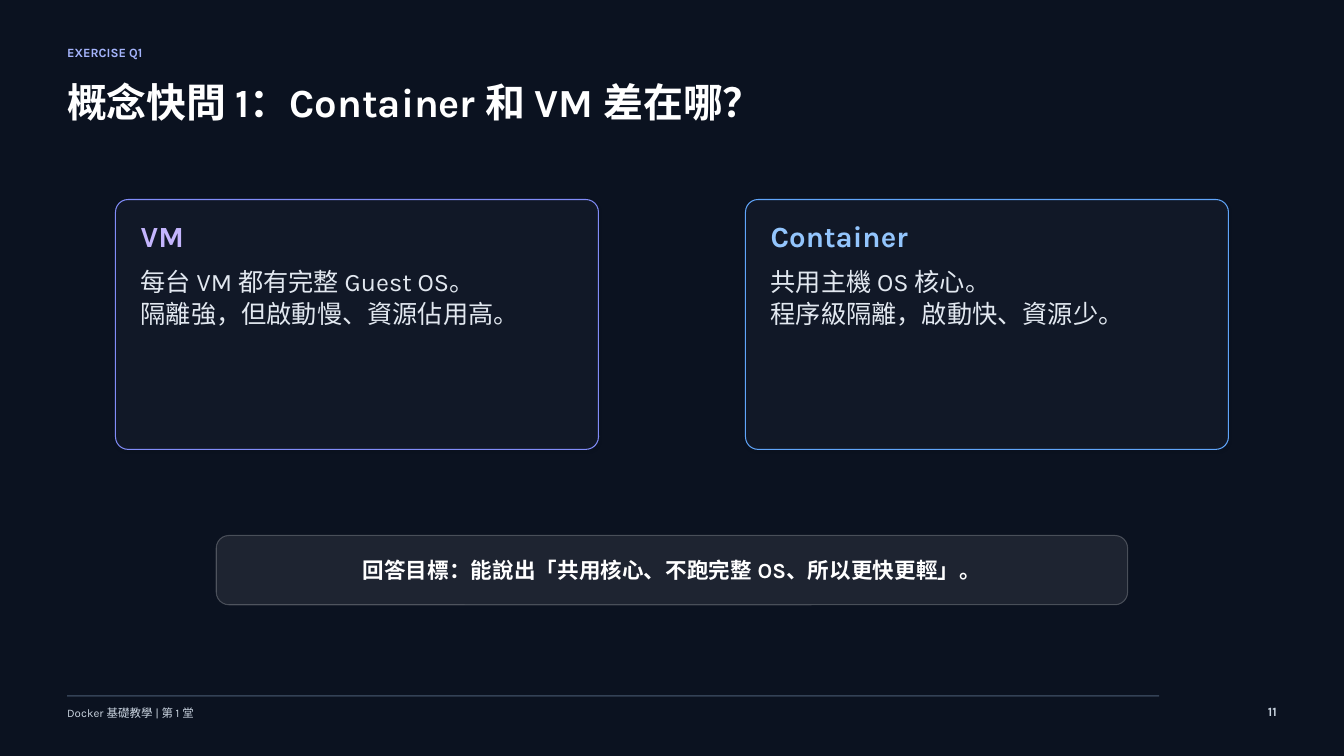
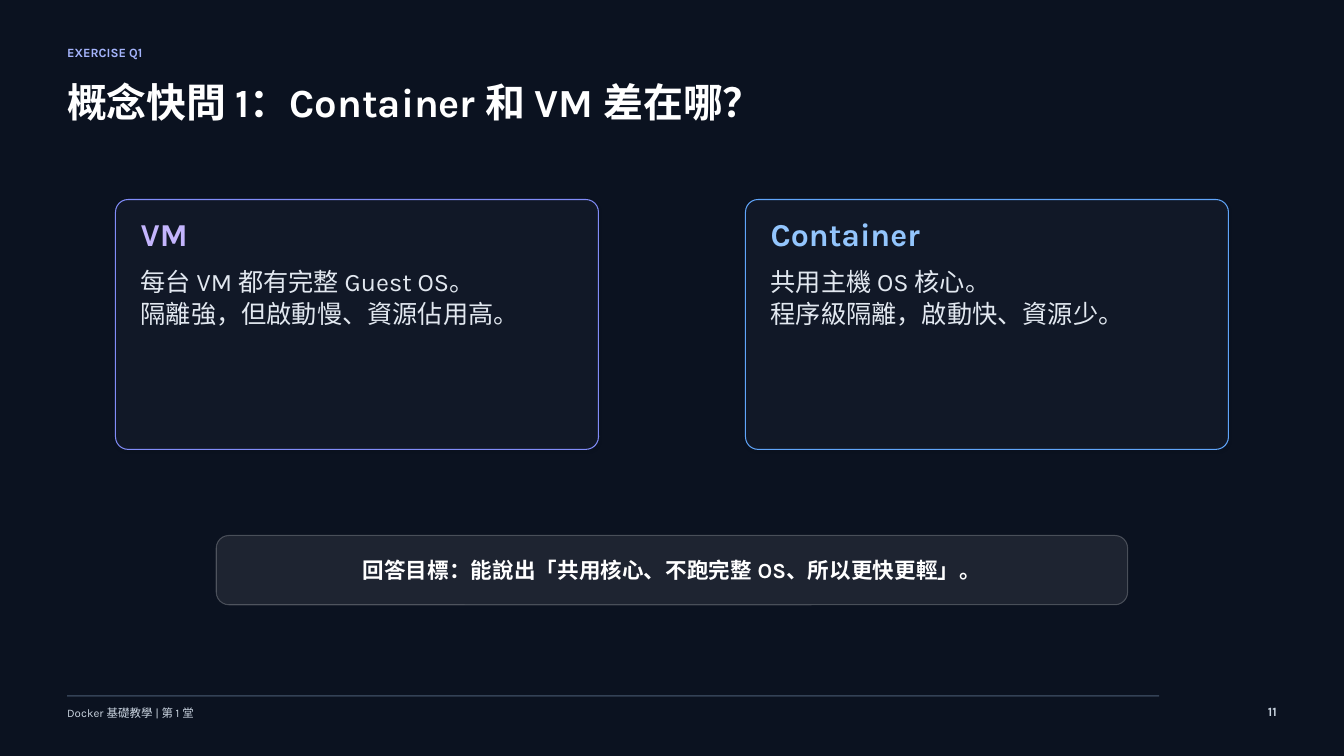
Before and after one commit to lalalalaluk/docker-practice, a slide deck: slide 11 of slides/docker-session1-basics-setup.pptx. Drawn at 1344x756 pixels with LibreOffice and Linux fonts; fonts in the diff are those of the drawing. Boxes give left, top, right and bottom in pixels: in the first picture for what was removed or moved away, otherwise in the second. Text is boxed around its words. In the diff, an @@ line names an element or a change of style, - is before the commit and + after.

```diff
--- a/slides/docker-session1-basics-setup.pptx
+++ b/slides/docker-session1-basics-setup.pptx
@@ text "VM" at box(141, 225, 188, 246): size 21 to 22.9 pt; line spacing 0.95 to 0.85 @@
@@ text "Container" at box(771, 223, 920, 247): size 21 to 22.9 pt; line spacing 0.95 to 0.85 @@
```
Also in this commit, not shown: 5 other slides changed.
